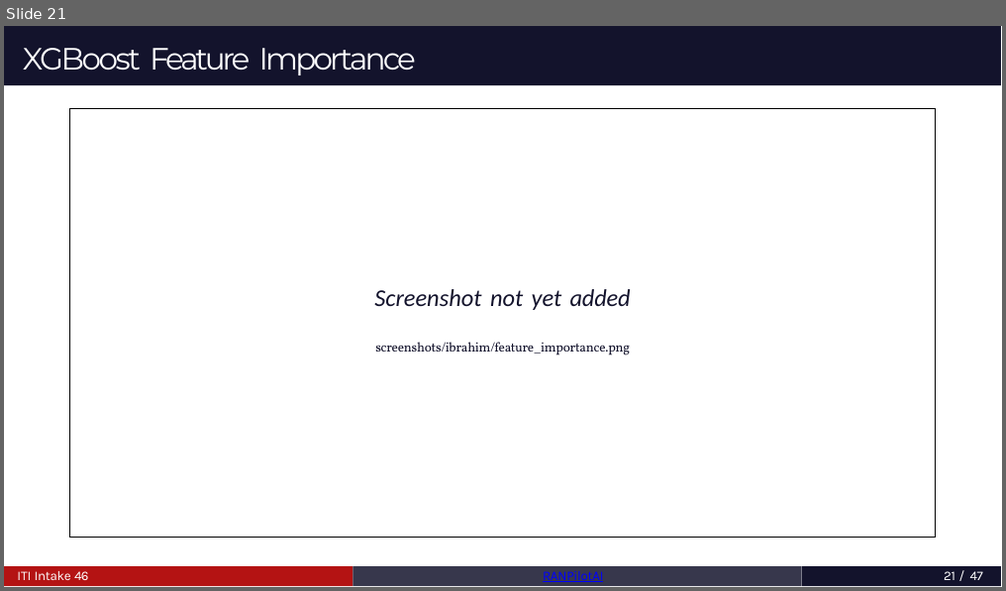
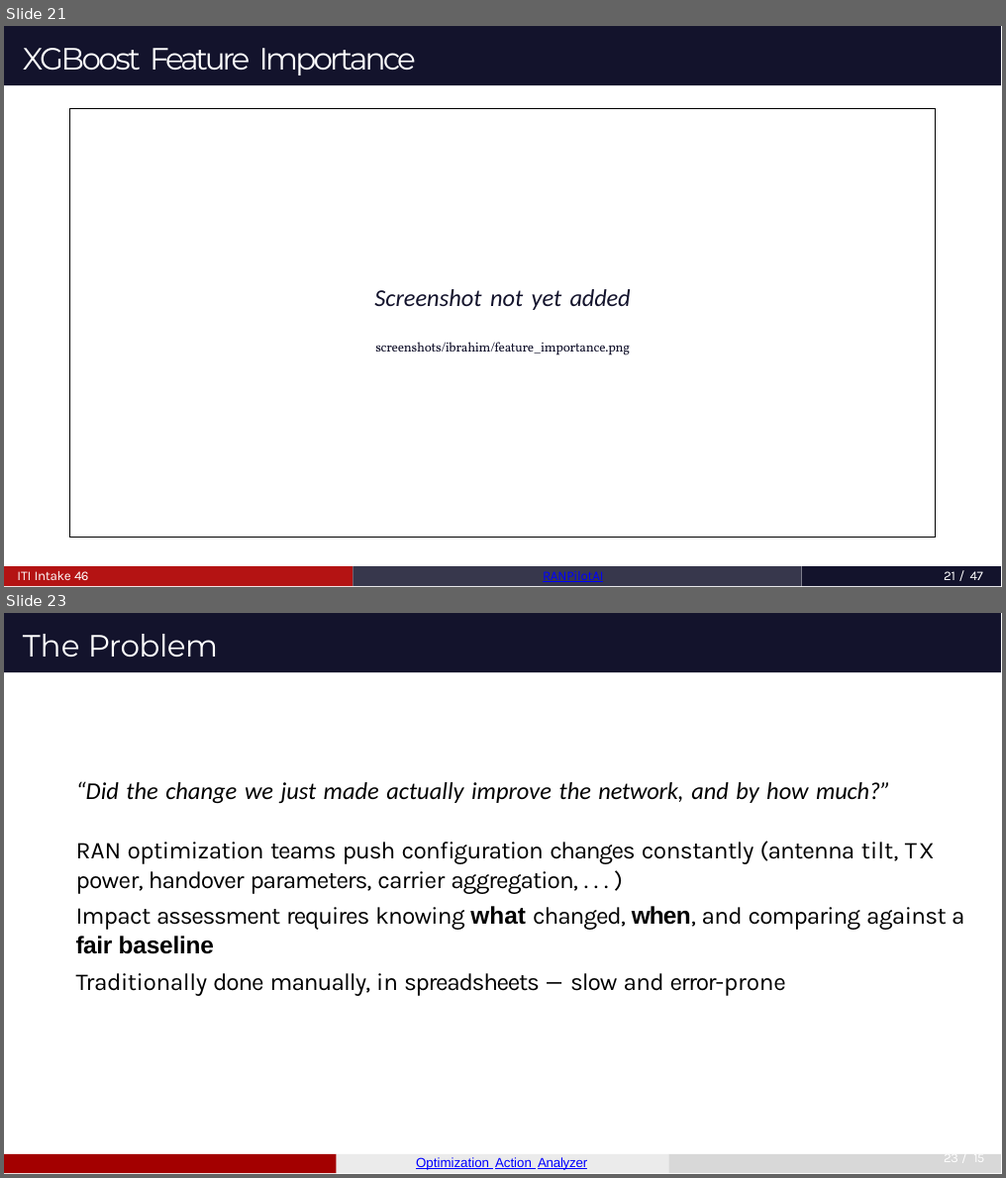
Before and after one commit to MahmoudAshrafYadem/ITI-Graduation_project, a slide deck: RANPilotAi_Graduation_Project_BOOK/presentation.pptx. Shown one above the other, each under a label of ours: slide 21 before the commit, slides 21 and 23 after it; the slides between them are not shown. The pictures are 1006x591 and 1006x1178 pixels, drawn with LibreOffice and Linux fonts; fonts in the diff are those of the drawing; background and template pictures are left out. Boxes give left, top, right and bottom in pixels: in the first picture for what was removed or moved away, otherwise in the second. Text is boxed around its words. In the diff, an @@ line names an element or a change of style, - is before the commit and + after.

```diff
--- a/RANPilotAi_Graduation_Project_BOOK/presentation.pptx
+++ b/RANPilotAi_Graduation_Project_BOOK/presentation.pptx
@@ slide 23 added at <box>4,613,1002,1174</box>, background #FFFFFF; not listed: 1 template element that a slide beside it also shows @@
@@ title added at <box>23,634,218,657</box>, 14 pt, text #FFFFFF @@
+The Problem
@@ text added at <box>76,781,964,996</box>, 11 pt, text #000000 @@
+“Did the change we just made actually improve the network, and by how much?”
+RAN optimization teams push configuration changes constantly (antenna tilt, TX power, handover parameters, carrier aggregation, . . . )
+Impact assessment requires knowing what changed, when, and comparing against a fair baseline
+Traditionally done manually, in spreadsheets — slow and error-prone
@@ freeform shape added at <box>4,1154,336,1173</box>, fill #A30000 @@
@@ freeform shape added at <box>336,1154,668,1173</box>, fill #EBEBEB @@
@@ text added at <box>416,1157,587,1170</box>, 6 pt, text #0000FF, underline @@
+Optimization Action Analyzer
@@ freeform shape added at <box>668,1154,1000,1173</box>, fill #D8D8D8 @@
@@ page number added at <box>944,1149,984,1165</box>, 6 pt, text #FFFFFF @@
+23 / 15
```
Also in this commit, not shown: 2 slides changed, 13 other slides added, 6 slides removed.
